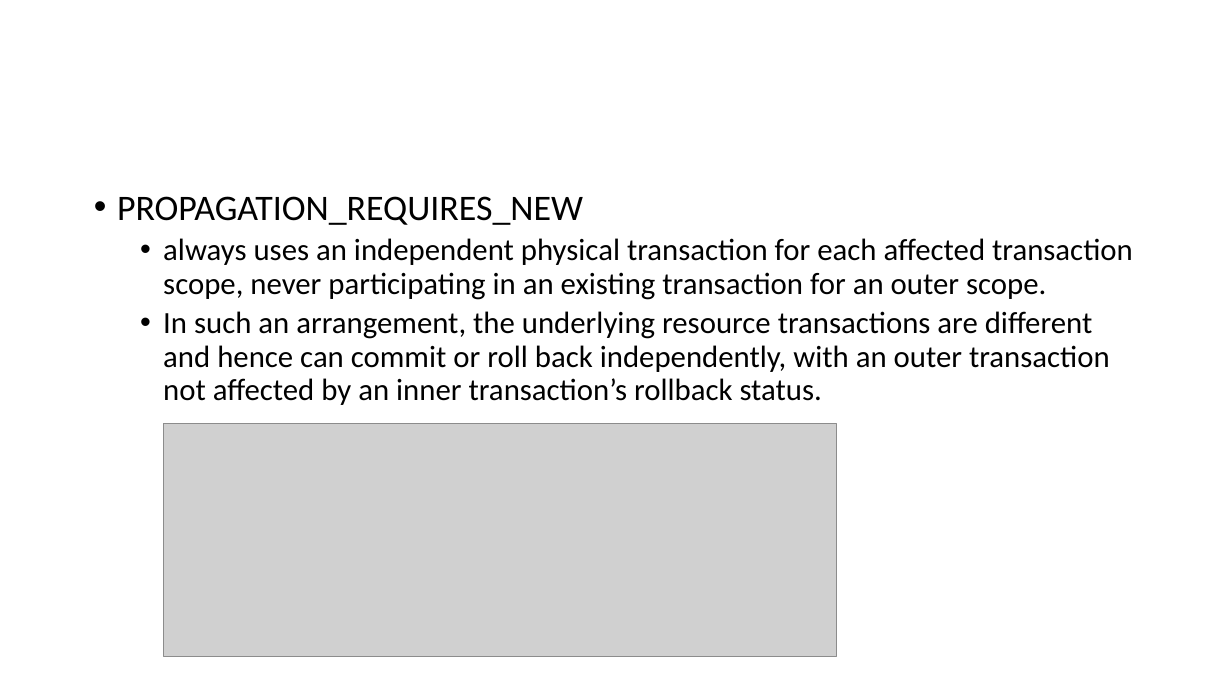
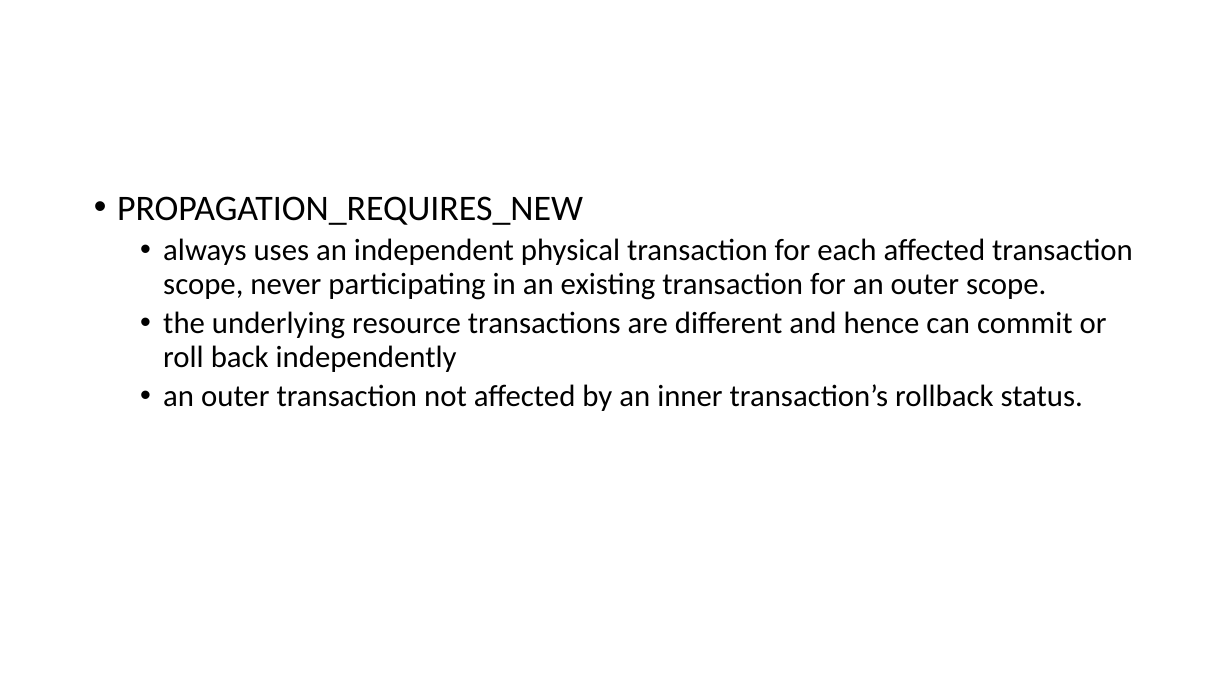
Before and after one commit to lawren43/mytest-repo, a slide deck: slide 21 of test-springmvc/doc/3.JPA+Spring.pptx (slide 27 before the commit). Drawn at 1232x693 pixels with LibreOffice and Linux fonts; fonts in the diff are those of the drawing; grey boxes stand for pictures. Boxes give left, top, right and bottom in pixels: in the first picture for what was removed or moved away, otherwise in the second. Text is boxed around its words. In the diff, an @@ line names an element or a change of style, - is before the commit and + after.

```diff
--- a/test-springmvc/doc/3.JPA+Spring.pptx
+++ b/test-springmvc/doc/3.JPA+Spring.pptx
@@ text at <box>163,311,1107,411</box>: text changed @@
-  • In such an arrangement, the underlying resource transactions are different and hence can commit or roll back independently, with an outer transaction not affected by an inner transaction’s rollback status.
+  • the underlying resource transactions are different and hence can commit or roll back independently
+  • an outer transaction not affected by an inner transaction’s rollback status.
@@ picture removed at <box>163,424,836,656</box> @@
```
Also in this commit, not shown: 20 other slides changed, 3 slides added, 9 slides removed.
